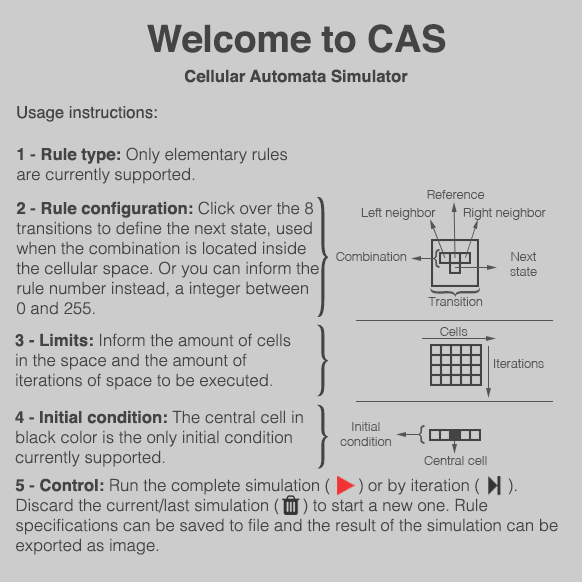
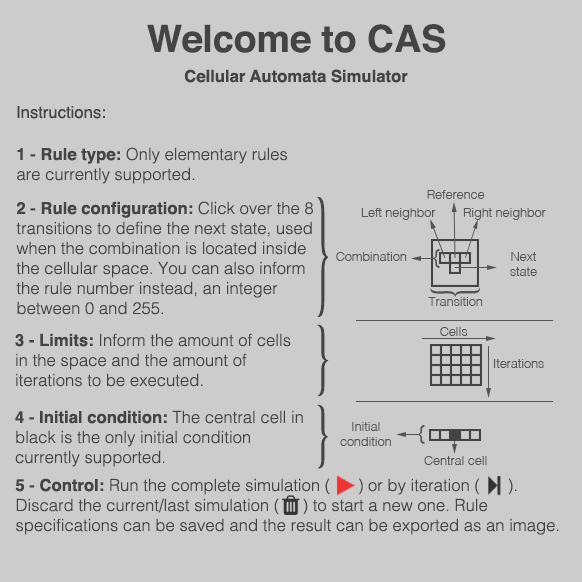
Layered file, before and after one edit (582 × 582). Changes by layer:
renamed "Usage instructions:" to "Instructions:", painted on it over left=17, top=106, right=157, bottom=122
painted on "2 - Rule configuration: Click over the 8 transitions to define" over left=16, top=261, right=319, bottom=315
painted on "3 - Limits: Inform the amount of cells in the space and the amo" over left=87, top=373, right=272, bottom=390
renamed "4 - Initial condition: The central cell in black color is the o" to "4 - Initial condition: The central cell in black is the only in", painted on it over left=61, top=430, right=292, bottom=447
painted on "5 - Control: Run the complete simulation ( ) or by iterati" over left=16, top=518, right=559, bottom=555
